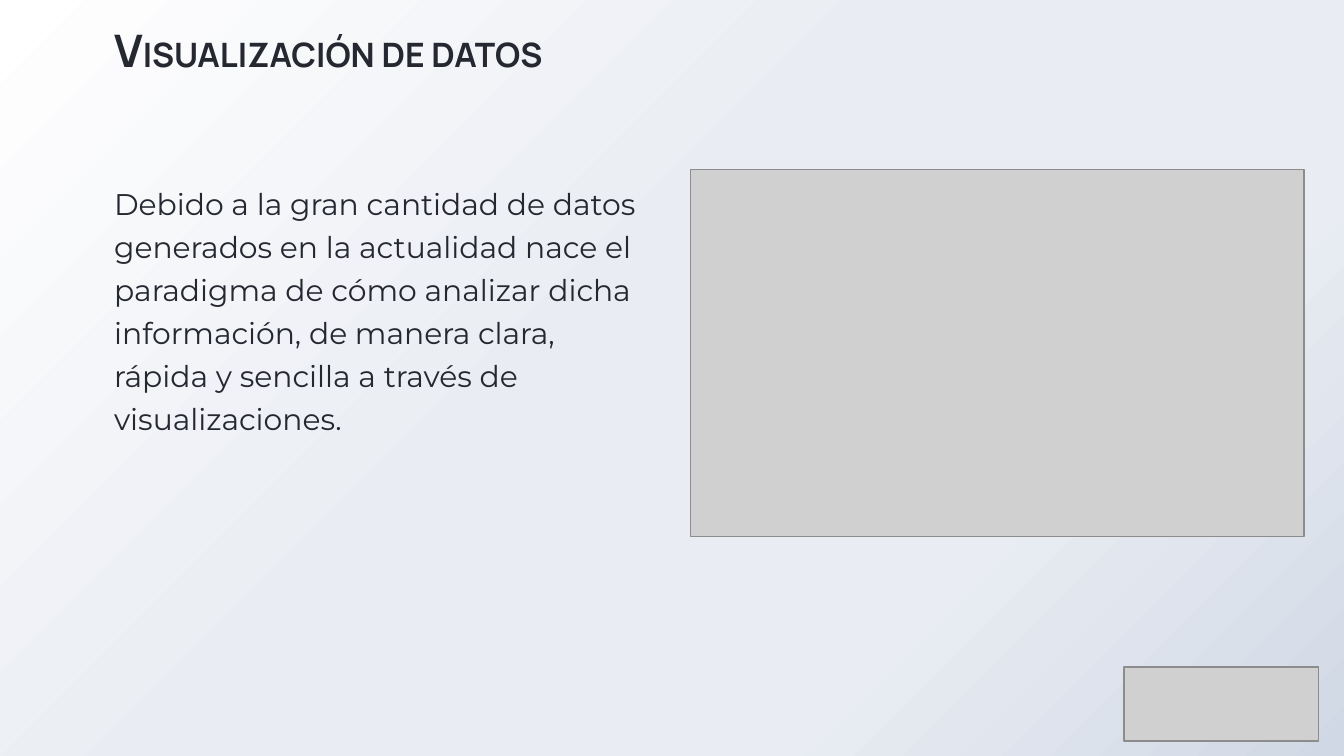
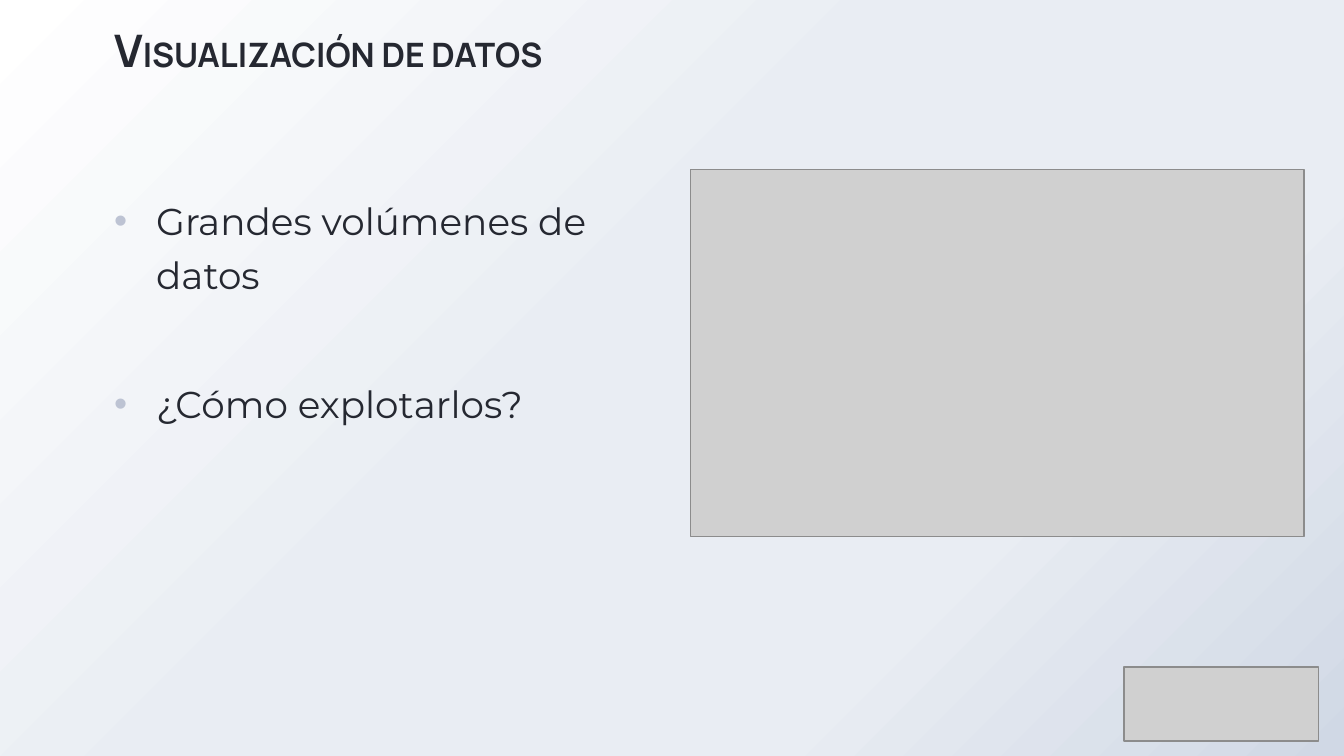
Before and after one commit to adrixp/MemoriaTFG-AdrianPizarroSerrano, a slide deck: slide 3 of PresentaciónTFG_Adrián_Pizarro_Serrano.pptx. Drawn at 1344x756 pixels with LibreOffice and Linux fonts; fonts in the diff are those of the drawing; grey boxes stand for pictures; background and template pictures are left out. Boxes give left, top, right and bottom in pixels: in the first picture for what was removed or moved away, otherwise in the second. Text is boxed around its words. In the diff, an @@ line names an element or a change of style, - is before the commit and + after.

```diff
--- a/PresentaciónTFG_Adrián_Pizarro_Serrano.pptx
+++ b/PresentaciónTFG_Adrián_Pizarro_Serrano.pptx
@@ text at [156, 207, 586, 426]: text changed; size 16 to 20 pt @@
-Debido a la gran cantidad de datos generados en la actualidad nace el paradigma de cómo analizar dicha información, de manera clara, rápida y sencilla a través de visualizaciones.
+• Grandes volúmenes de datos
+• ¿Cómo explotarlos?
```
Also in this commit, not shown: 3 other slides changed, 2 slides added, 1 slide removed.
